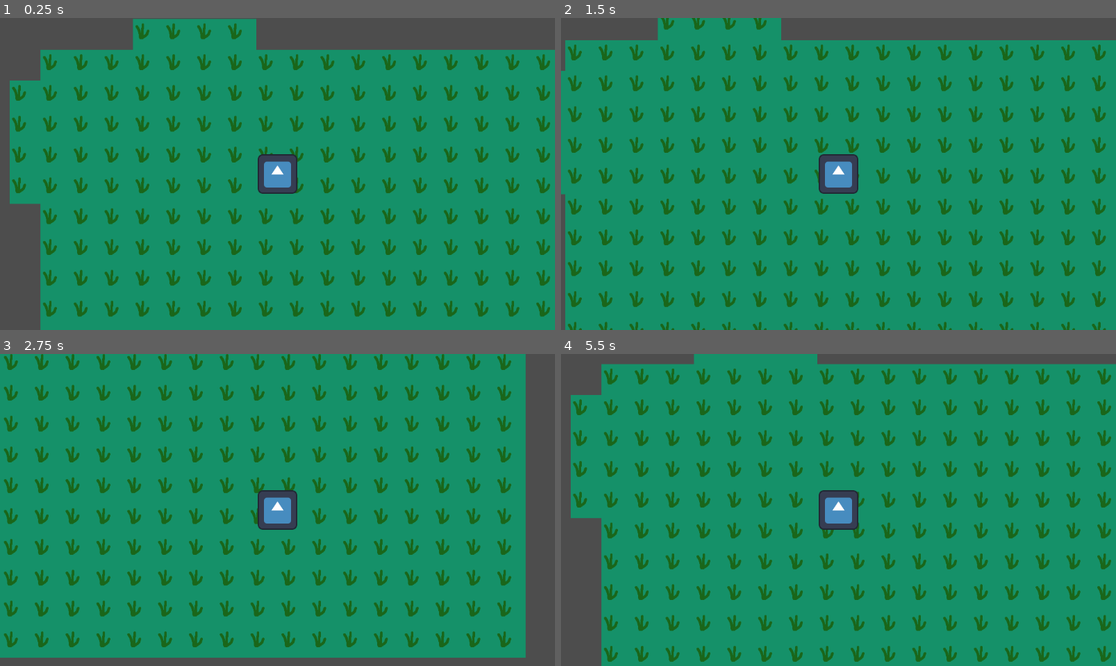
Above: before the commit, frames 1-4 (two rows, left to right).
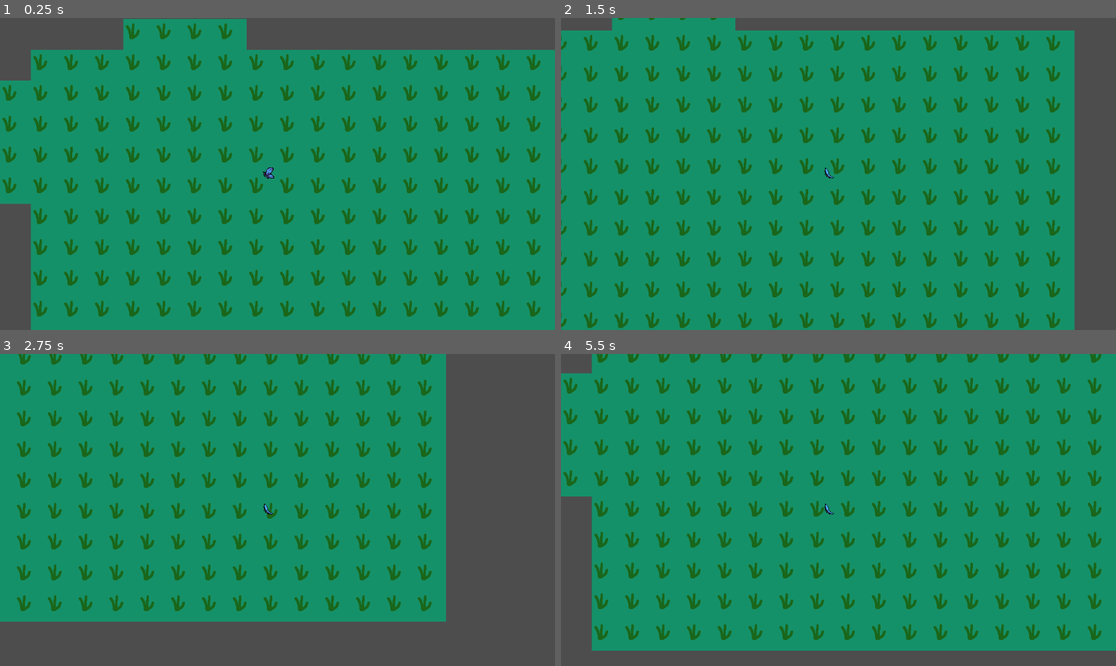
Above: after the commit, the same moments.

Repository: Zaiyai/ButterflyGame
Game: Godot game, scene res://level/world.tscn
Two runs of this game, one before a commit and one after it. Both use one fixed random seed, a clock stepped at 60 frames per second and the inputs below. The engine's default icon, where the game draws it, is replaced by a stand-in: a white triangle on a blue panel in a dark square.
Inputs:
- Up to frame 1 (0.25 s): no input
- Up to frame 2 (1.5 s): tap Enter at 0.5 s; hold D (right) 0.53-1.28 s; hold S (down) from 1.28 s (still down)
- Up to frame 3 (2.75 s): release S (down) at 2.03 s; hold D (right) from 2.03 s (still down)
- Up to frame 4 (5.5 s): release D (right) at 2.78 s; hold W (up) 2.78-3.53 s; hold A (left) 3.53-5.03 s; hold S (down) from 5.03 s (still down)

The runs differ from the first frame. In frame 1, 21% of the frame differs, in the area x 0-100%, y 0-100%; in frame 2, 31%; in frame 3, 40%, in the area x 0-95%, y 0-98%; in frame 4, 29%.

Commit message:
added tilesets and camera follows player

Diff:
--- a/player/character_body_2d.gd
+++ b/player/character_body_2d.gd
@@ -1,5 +1,6 @@
 extends CharacterBody2D
-var speed = 100
+
+var speed = 200
 
 func _physics_process(delta):
 	var input_direction = Vector2(
@@ -8,4 +9,5 @@
 	)
 
 	position += input_direction * delta * speed
+
 	move_and_slide()
--- a/player/player.tscn
+++ b/player/player.tscn
@@ -1,19 +1,87 @@
 [gd_scene format=3 uid="uid://bii51pud0tg86"]
 
 [ext_resource type="Script" uid="uid://d0y47673h4yvv" path="res://player/character_body_2d.gd" id="1_rkbax"]
-[ext_resource type="Texture2D" uid="uid://d1enttab1wrkh" path="res://icon.svg" id="2_g1dw6"]
+[ext_resource type="Texture2D" uid="uid://bsxdm0eylkfmi" path="res://assets/character_sprites/sprites.png" id="2_rkbax"]
 
 [sub_resource type="RectangleShape2D" id="RectangleShape2D_yw30f"]
 size = Vector2(128.125, 129.6875)
+
+[sub_resource type="Animation" id="Animation_yw30f"]
+resource_name = "fly_left"
+length = 0.4
+step = 0.1
+tracks/0/type = "value"
+tracks/0/imported = false
+tracks/0/enabled = true
+tracks/0/path = NodePath("Sprite2D:frame")
+tracks/0/interp = 1
+tracks/0/loop_wrap = true
+tracks/0/keys = {
+"times": PackedFloat32Array(0, 0.1, 0.2),
+"transitions": PackedFloat32Array(1, 1, 1),
+"update": 1,
+"values": [4, 5, 6]
+}
+
+[sub_resource type="Animation" id="Animation_qjkh3"]
+resource_name = "fly_right"
+length = 0.4
+tracks/0/type = "value"
+tracks/0/imported = false
+tracks/0/enabled = true
+tracks/0/path = NodePath("Sprite2D:frame")
+tracks/0/interp = 1
+tracks/0/loop_wrap = true
+tracks/0/keys = {
+"times": PackedFloat32Array(0, 0.10000001, 0.2, 0.33333334),
+"transitions": PackedFloat32Array(1, 1, 1, 1),
+"update": 1,
+"values": [0, 1, 2, 3]
+}
+
+[sub_resource type="AnimationLibrary" id="AnimationLibrary_rgyib"]
+_data = {
+&"fly_left": SubResource("Animation_yw30f"),
+&"fly_right": SubResource("Animation_qjkh3")
+}
+
+[sub_resource type="AnimationNodeAnimation" id="AnimationNodeAnimation_rkbax"]
+animation = &"fly_right"
+
+[sub_resource type="AnimationNodeAnimation" id="AnimationNodeAnimation_g1dw6"]
+animation = &"fly_left"
+
+[sub_resource type="AnimationNodeAnimation" id="AnimationNodeAnimation_yw30f"]
+animation = &"fly_left"
+
+[sub_resource type="AnimationNodeAnimation" id="AnimationNodeAnimation_qjkh3"]
+animation = &"fly_right"
+
+[sub_resource type="AnimationNodeBlendSpace2D" id="AnimationNodeBlendSpace2D_hg6s5"]
+blend_point_0/node = SubResource("AnimationNodeAnimation_rkbax")
+blend_point_0/pos = Vector2(0, 1.1)
+blend_point_1/node = SubResource("AnimationNodeAnimation_g1dw6")
+blend_point_1/pos = Vector2(0, -1.1)
+blend_point_2/node = SubResource("AnimationNodeAnimation_yw30f")
+blend_point_2/pos = Vector2(-1, 0)
+blend_point_3/node = SubResource("AnimationNodeAnimation_qjkh3")
+blend_point_3/pos = Vector2(1, 0)
+min_space = Vector2(-1, -1.1)
+max_space = Vector2(1, 1.1)
+
+[sub_resource type="AnimationNodeStateMachineTransition" id="AnimationNodeStateMachineTransition_g6k8r"]
+advance_mode = 2
+
+[sub_resource type="AnimationNodeStateMachine" id="AnimationNodeStateMachine_8t03j"]
+states/Start/position = Vector2(254, 100)
+states/fly/node = SubResource("AnimationNodeBlendSpace2D_hg6s5")
+states/fly/position = Vector2(427, 100)
+transitions = ["Start", "fly", SubResource("AnimationNodeStateMachineTransition_g6k8r")]
 
 [node name="player" type="Node2D" unique_id=1361834257]
 
 [node name="CharacterBody2D" type="CharacterBody2D" parent="." unique_id=1638922487]
 script = ExtResource("1_rkbax")
-
-[node name="Sprite2D" type="Sprite2D" parent="CharacterBody2D" unique_id=1497854059]
-scale = Vector2(0.64, 0.64)
-texture = ExtResource("2_g1dw6")
 
 [node name="CollisionShape2D" type="CollisionShape2D" parent="CharacterBody2D" unique_id=1593832908]
 position = Vector2(0, -0.5)
@@ -21,3 +89,18 @@
 shape = SubResource("RectangleShape2D_yw30f")
 
 [node name="Camera2D" type="Camera2D" parent="CharacterBody2D" unique_id=1523680427]
+offset = Vector2(20, 0)
+
+[node name="Sprite2D" type="Sprite2D" parent="CharacterBody2D" unique_id=356365853]
+texture = ExtResource("2_rkbax")
+hframes = 4
+vframes = 2
+frame = 5
+
+[node name="AnimationPlayer" type="AnimationPlayer" parent="CharacterBody2D" unique_id=2067480710]
+libraries/ = SubResource("AnimationLibrary_rgyib")
+
+[node name="AnimationTree" type="AnimationTree" parent="CharacterBody2D" unique_id=78796656]
+tree_root = SubResource("AnimationNodeStateMachine_8t03j")
+anim_player = NodePath("../AnimationPlayer")
+parameters/fly/blend_position = Vector2(0, 0)
Binary file added: assets/character_sprites/sprites.png
Not shown, added: assets/character_sprites/sprites.png.import
Not shown, added: player/player.tscn3696149131.tmp
Not shown, added: player/player.tscn3705350185.tmp
Not shown, added: player/player.tscn3722329026.tmp
Not shown, added: player/player.tscn3732401651.tmp
